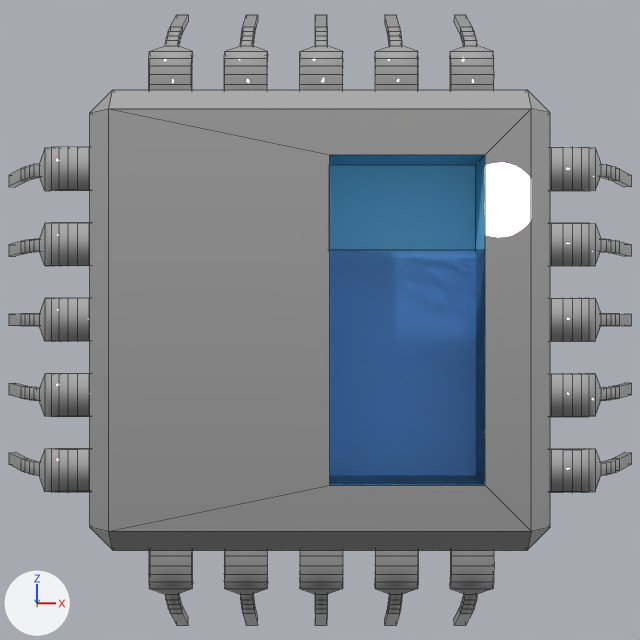
Two versions of the Blender file pixmaps/icon.blend, one commit apart.
Rendered twice from the file's camera 'Camera'. The lights are fixed; the arrows at lower left show +X, +Y and +Z. Mesh edges are drawn as thin lines.

Names of what the first picture shows: 'CPU', 'Cube', 'Legs, right and left', 'Legs, up and down'.
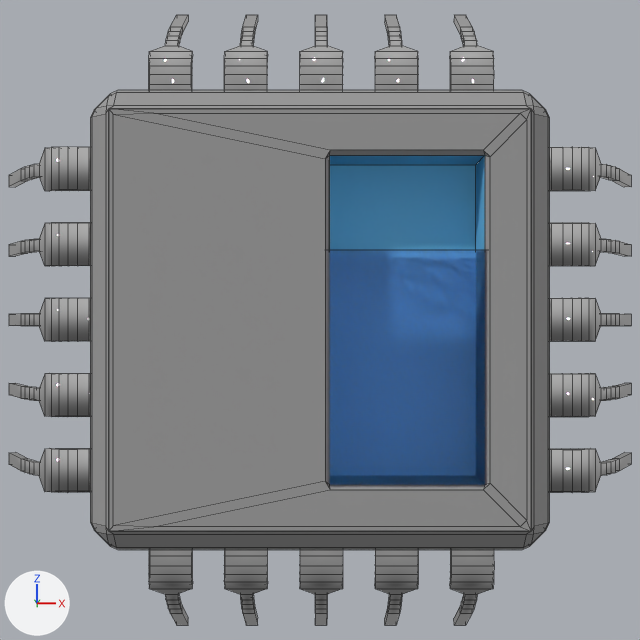
Commit message: Brighten up the icon

Location of each change, (x1, y1, x2, y2) in pixels of the pictures (640 x 640 px):
'CPU', recoloured, reshaped, modifiers changed
    both: (90, 90, 550, 550)
'Legs, right and left', reshaped, modifiers changed
    both: (9, 147, 631, 493)
'Legs, up and down', reshaped, modifiers changed
    both: (149, 15, 494, 625)

What changed in the scene script:
```text
Add mat_cpu_body:
    mat_cpu_body = diffuse_material('CPU Body')
    mat_cpu_body.base_color = (0.337, 0.337, 0.337)  # grey #9d9d9d
Change me_cpu_body:
    where me_cpu_body.from_pydata(...)  # 36 vertices, 38 faces; spans x -1.0..1.0, y -0.37..0.37, z -1.0..1.0
    used by ob_cpu; location = (0.0, 0.0, 0.0)
    me_cpu_body part 1: all 33 faces that had it switch from mat_metal to mat_cpu_body (grey #9d9d9d)
Change ob_cpu:
    add _vg = ob_cpu.vertex_groups.new(name='Non-pool vertices')
    add _vg.add([0, 1, 2, 3, 4, 5, 6, 7, 8, 9, 10, 11, 12, 13, 14, 15, 16, 17, 18, 19, 20, 21, 22, 23, 24, 25, 26, 27, 28, 29, 30, 31], 1.0, 'REPLACE')
    add _m = ob_cpu.modifiers.new('Bevel', 'BEVEL')
    add _m.width = 0.02
    add _m.width_pct = 0.02
    add _m.limit_method = 'VGROUP'
    add _m.vertex_group = 'Non-pool vertices'
    add _m.use_clamp_overlap = False
    add _m.material = 2
    add _m.spread = 0.0
```
